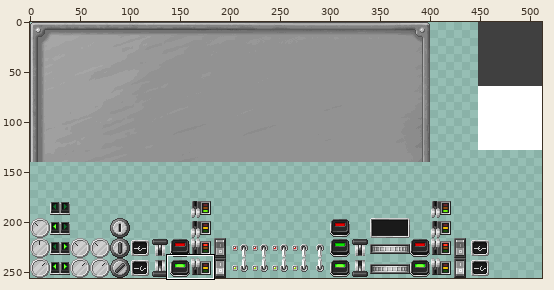
Two states of a sprite sheet, mccore/src/main/resources/assets/mts/textures/guis/panel.png. The picture above shows the old version from afar; the outline marks the close-up.
Close-up. Earlier state:
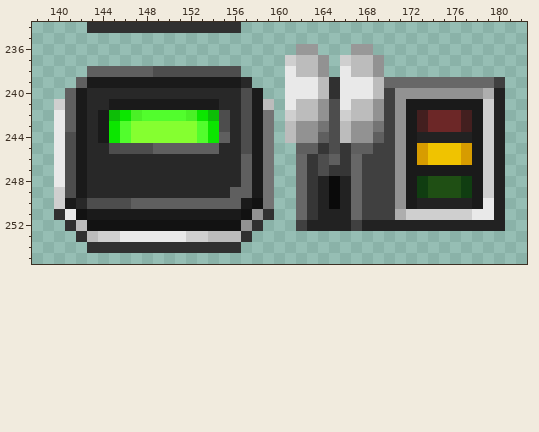
The file is 512x256 pixels. Pixels under 10% opacity are left out. Colours within 5 levels of each other are drawn and written as one. Shown: x 138..182, y 234..255. The commit also changed other parts of the picture, which this record leaves out.
After:
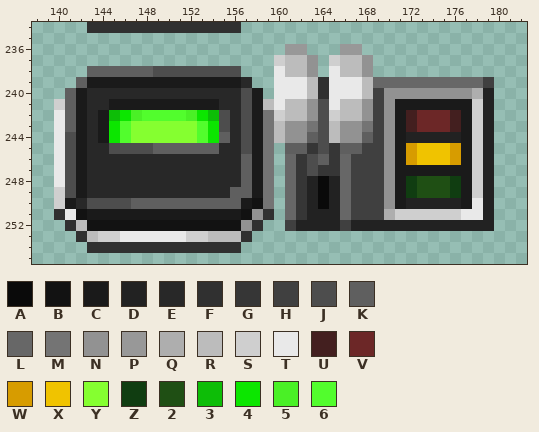
Palette (. is transparent): A #0a0a0a  B #121212  C #1a1a1a  D #222222  E #282828  F #303030  G #363636  H #404040  J #4d4d4d  K #5f5f5f  L #676767  M #747474  N #929292  P #989898  Q #aeaeae  R #bcbcbc  S #cfcfcf  T #e9e9e9  U #431f1f  V #6c2727  W #d79c00  X #f0c300  Y #85ff30  Z #103d11  2 #1f4f14  3 #0dbd07  4 #0ce600  5 #4af026  6 #52fd2d
Change:
Changed rows in their new state; - is an unchanged pixel.
first column x 160:
236 -P-.--P-.------------
237 SR-N.SR-N.-----------
238 TR-N.TR-N.-----------
239 T--RFT--RL---------H.
240 T--RFT--RHN-------QD.
241 TR-NJTR-NHNC------SD.
242 SR-NJSR-NHNCUV--UCSD.
243 RN-MJRN-MHNCUV--UCSD.
244 RN-KJRN-KHNCD----CSD.
245 -K-GJGK-H-NCWX--WCSD.
246 -LGJKGLH--NCWX--WCSD.
247 -LGJG-LH--NC------SD.
248 -LGDADLH--NCZ2--ZCSD.
249 -LGDADLH--NCZ2--ZCSD.
250 -LGDADLH--NCD----CTD.
251 -LGD--LH--QS-----T-D.
252 -HD---HD------------.
Boxes around the changes in both close-ups, in picture pixels (x1, y1, x2, y2):
changed: (274, 44, 505, 231)
